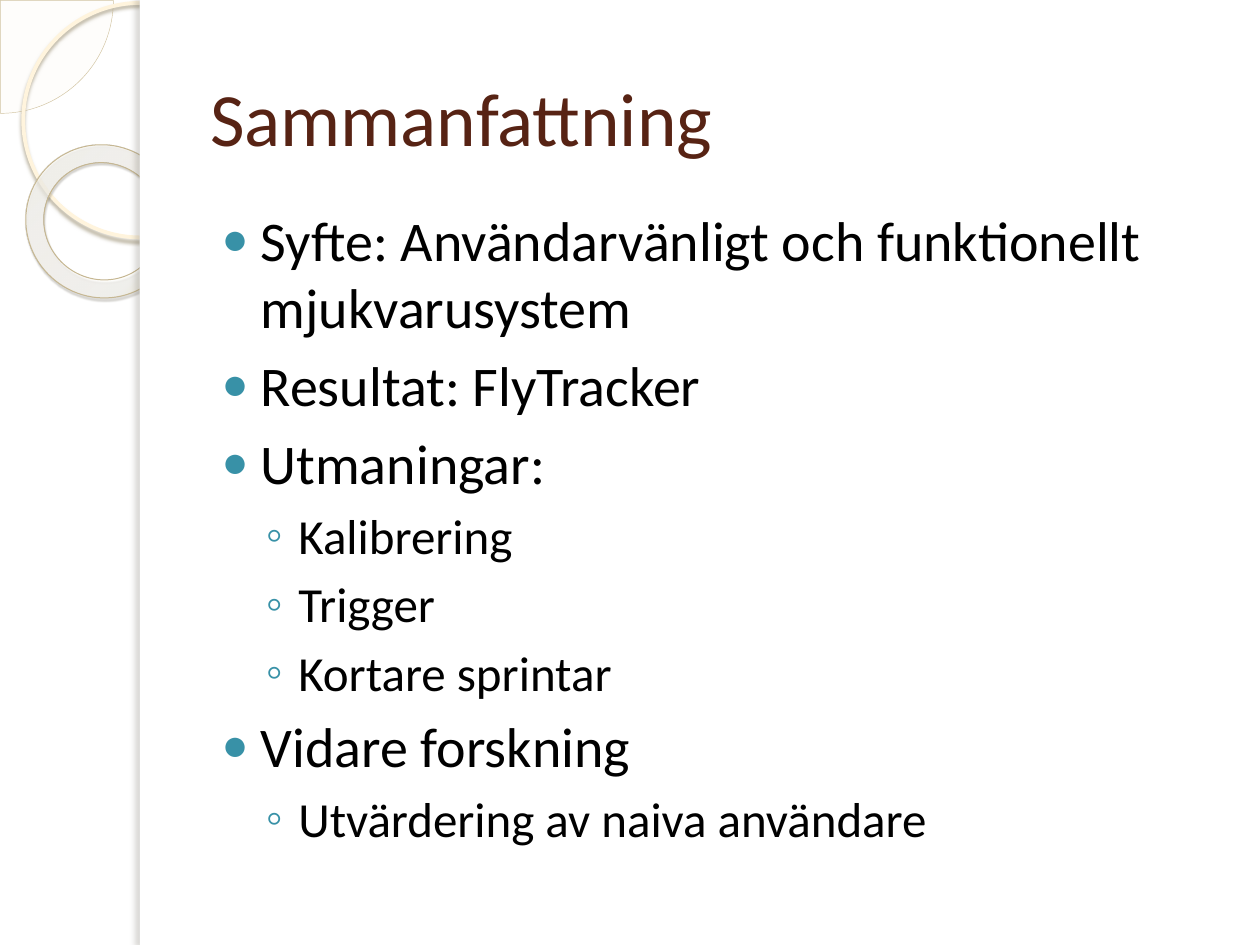
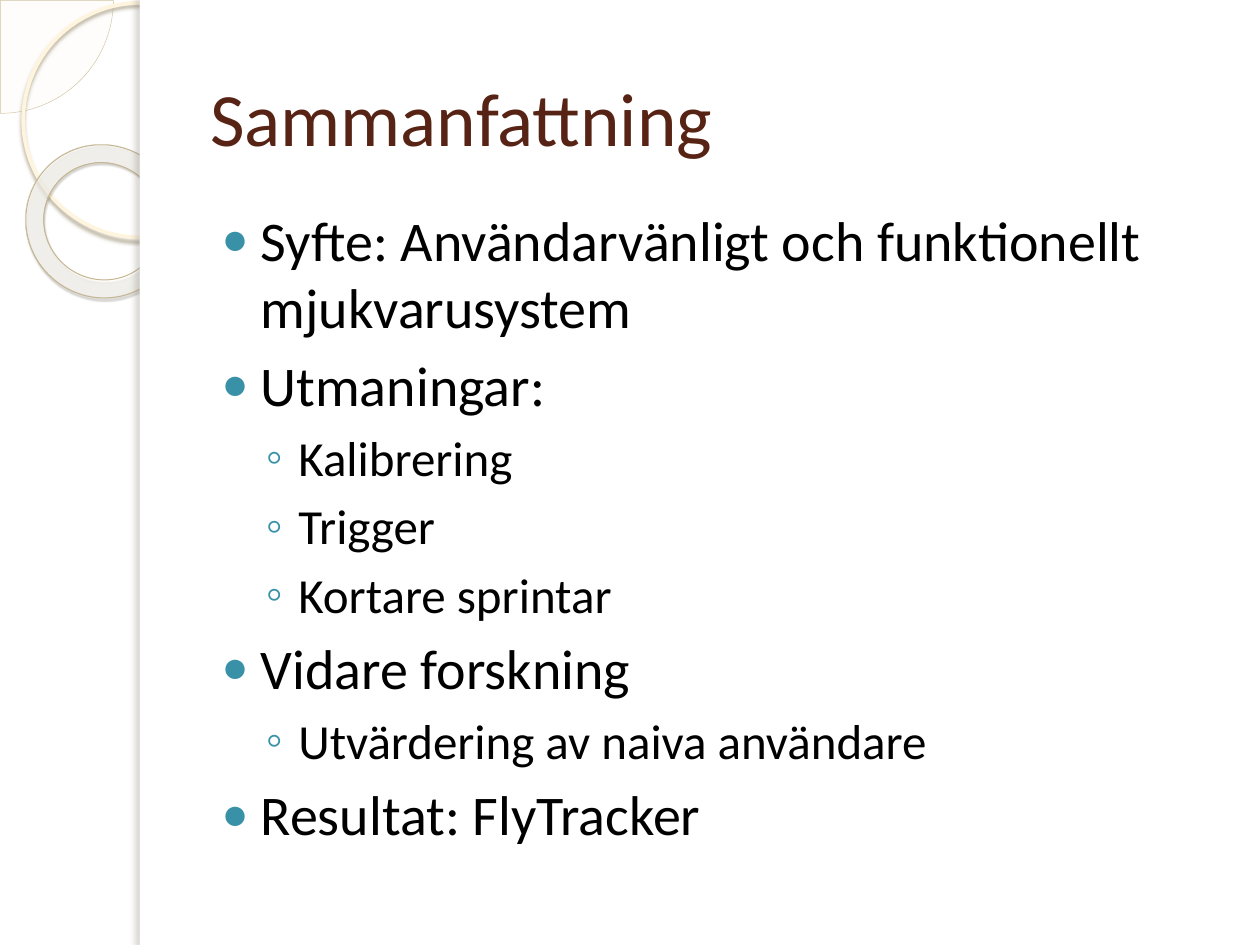
Before and after one commit to jakelamotta/master_thesis, a slide deck: slide 17 of presentations/presentation_swe.pptx. Drawn at 1260x945 pixels with LibreOffice and Linux fonts; fonts in the diff are those of the drawing; background and template pictures are left out. Boxes give left, top, right and bottom in pixels: in the first picture for what was removed or moved away, otherwise in the second. Text is boxed around its words. In the diff, an @@ line names an element or a change of style, - is before the commit and + after.

```diff
--- a/presentations/presentation_swe.pptx
+++ b/presentations/presentation_swe.pptx
@@ text at bbox=[261, 367, 701, 415]: paragraph removed @@
-● Resultat: FlyTracker
@@ text at bbox=[261, 796, 701, 844]: paragraph added @@
+● Resultat: FlyTracker
```
Also in this commit, not shown: 5 other slides changed.
